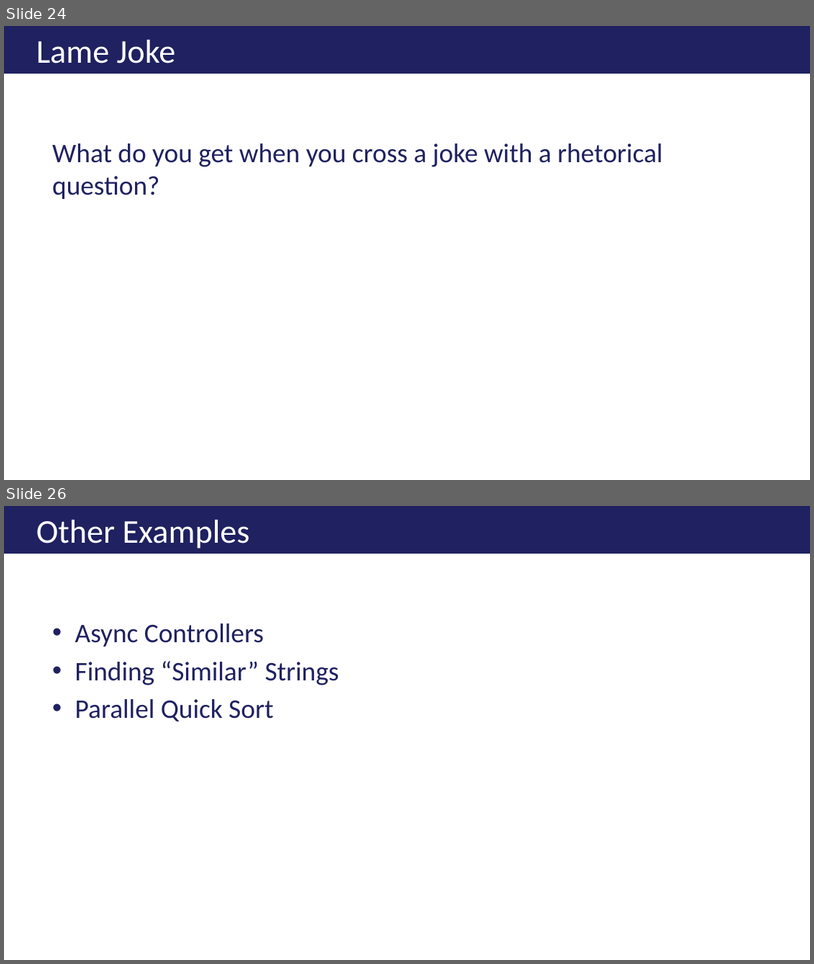
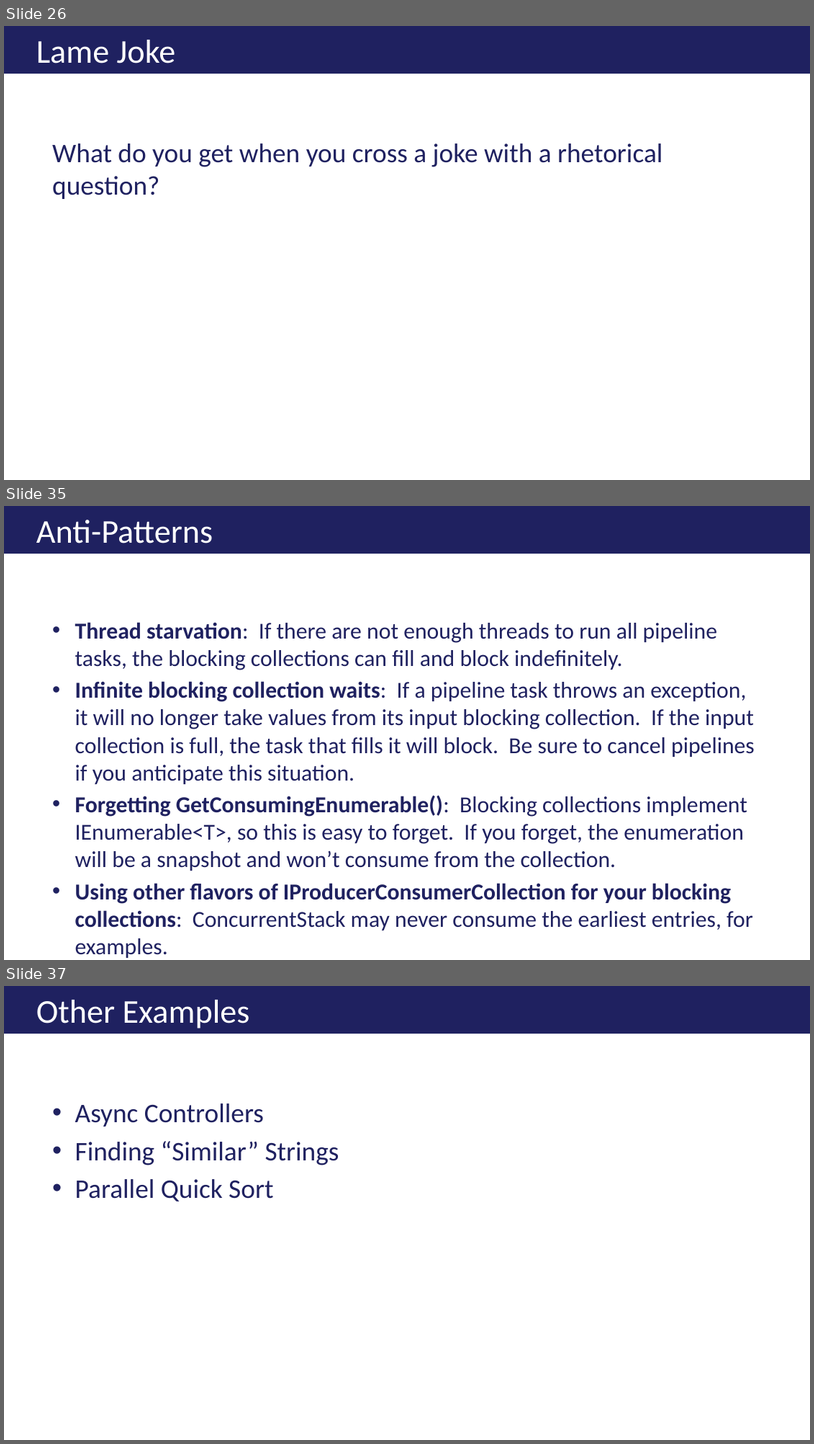
Before and after one commit to ericburcham/THasyINKnc, a slide deck: Presentation/THasINKync.pptx. Shown one above the other, each under a label of ours: slides 24 and 26 before the commit, slides 26, 35 and 37 after it; the slides between them are not shown. The pictures are 814x964 and 814x1444 pixels, drawn with LibreOffice and Linux fonts; fonts in the diff are those of the drawing; background and template pictures are left out. Boxes give left, top, right and bottom in pixels: in the first picture for what was removed or moved away, otherwise in the second. Text is boxed around its words. In the diff, an @@ line names an element or a change of style, - is before the commit and + after.

Commit message:
Updated presentation and made hello world example more interesting.

```diff
--- a/Presentation/THasINKync.pptx
+++ b/Presentation/THasINKync.pptx
@@ slide 35 added at (4, 506, 810, 960), background #FFFFFF @@
@@ title added at (4, 506, 810, 554), fill #1F2160, 29.7 pt, text #FFFFFF @@
+Anti-Patterns
@@ text added at (75, 622, 755, 903), 20.4 pt, text #1F2160 @@
+• Thread starvation: If there are not enough threads to run all pipeline tasks, the blocking collections can fill and block indefinitely.
+• Infinite blocking collection waits: If a pipeline task throws an exception, it will no longer take values from its input blocking collection. If the input collection is full, the task that fills it will block. Be sure to cancel pipelines if you anticipate this situation.
+• Forgetting GetConsumingEnumerable(): Blocking collections implement IEnumerable<T>, so this is easy to forget. If you forget, the enumeration will be a snapshot and won’t consume from the collection.
+• Using other flavors of IProducerConsumerCollection for your blocking collections: ConcurrentStack may never consume the earliest entries, for examples.
@@ what was slide 24 is now slide 26 @@
@@ what was slide 26 is now slide 37 @@
```
Also in this commit, not shown: 4 slides changed, 10 other slides added, 1 other file.
